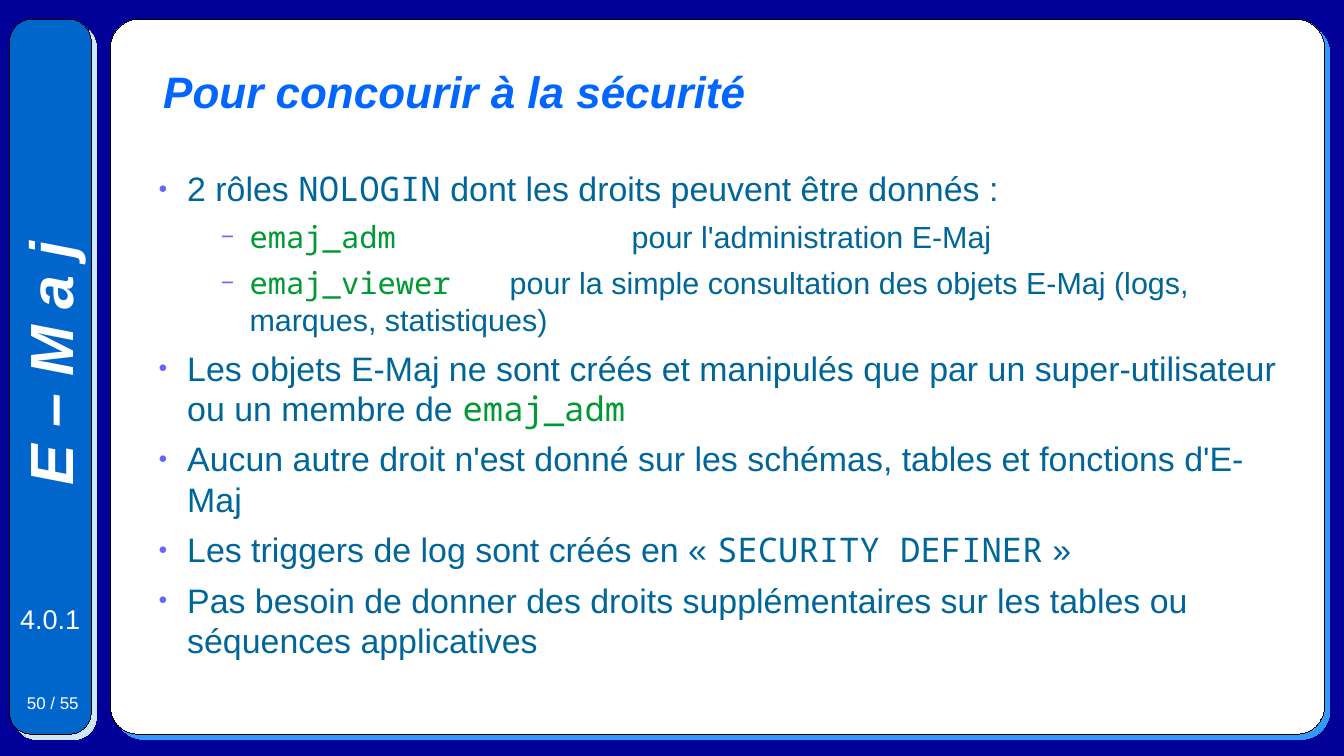
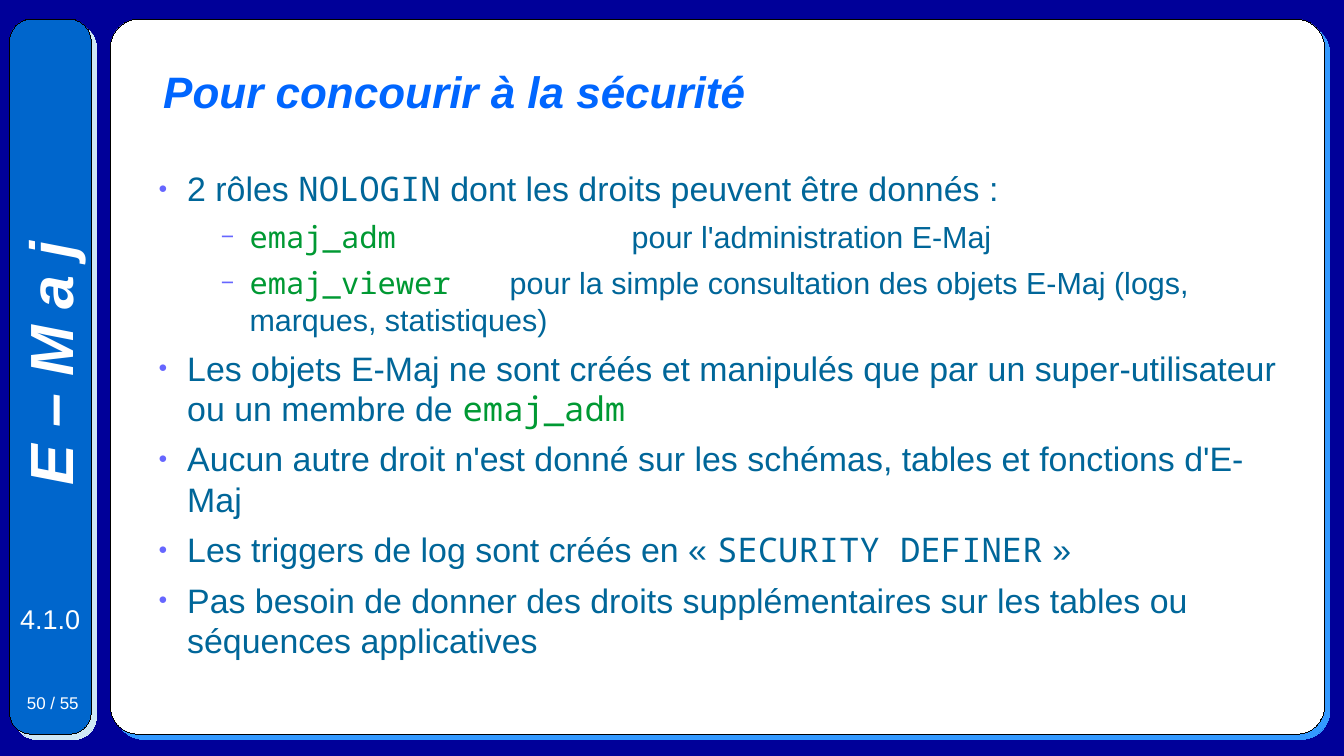
Before and after one commit to beaud76/emaj_doc, a slide deck: slide 50 of Emaj.devel_pres_fr.odp. Drawn at 1344x756 pixels with LibreOffice and Linux fonts; fonts in the diff are those of the drawing. Boxes give left, top, right and bottom in pixels: in the first picture for what was removed or moved away, otherwise in the second. Text is boxed around its words. In the diff, an @@ line names an element or a change of style, - is before the commit and + after.

```diff
--- a/Emaj.devel_pres_fr.odp
+++ b/Emaj.devel_pres_fr.odp
@@ text at [20, 610, 80, 630]: text changed @@
-4.0.1
+4.1.0
```
Also in this commit, not shown: 53 other slides changed, 6 other files.
